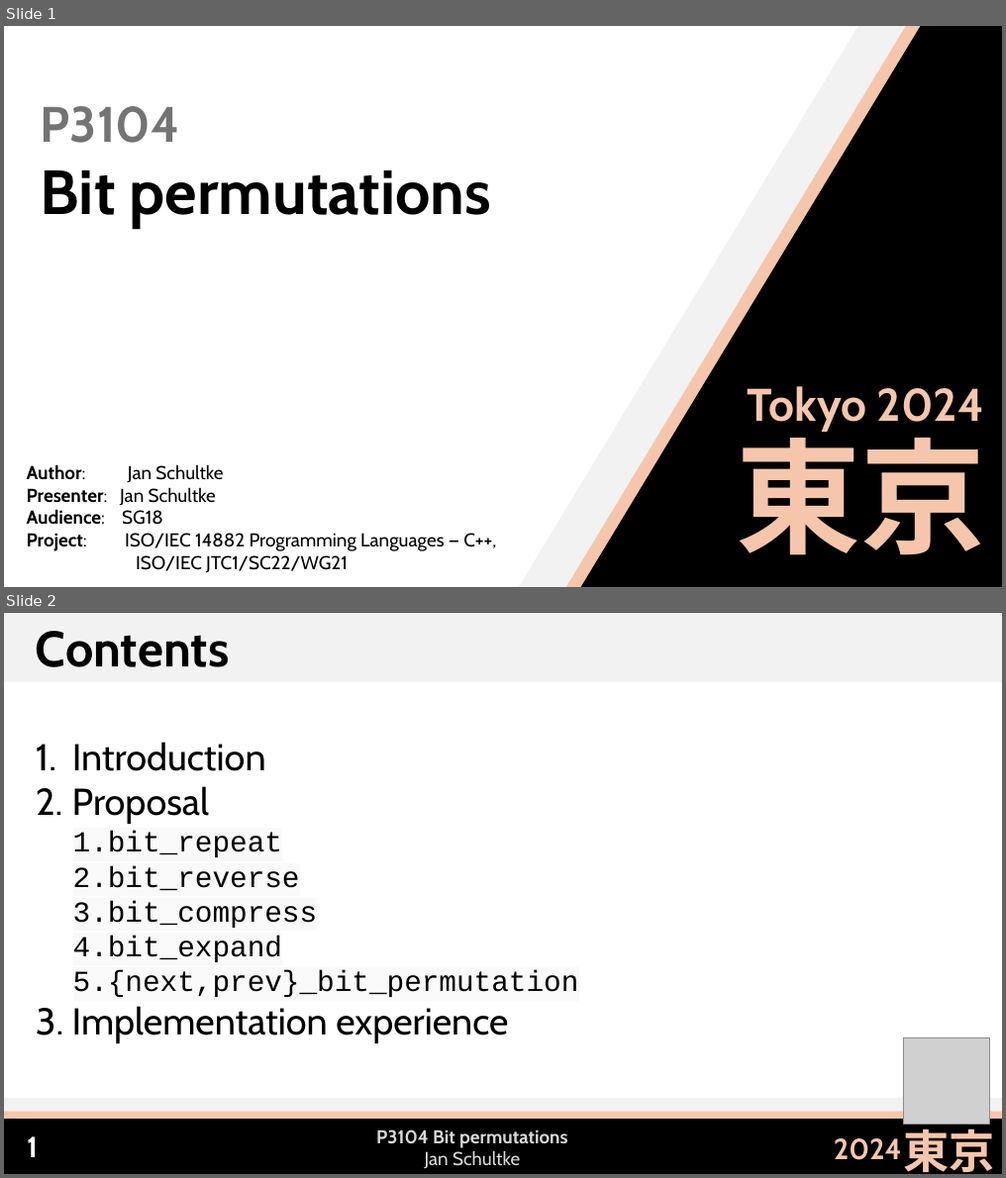
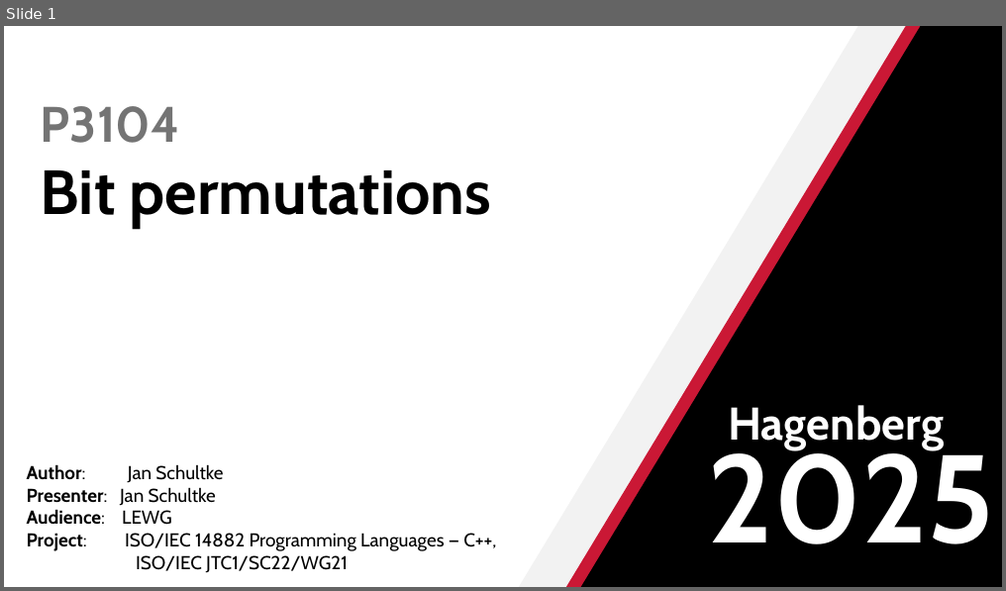
Before and after one commit to Eisenwave/cpp-proposals, a slide deck: slides/p3104-slides.pptx. Shown one above the other, each under a label of ours: slides 1 and 2 before the commit, slide 1 after it. The pictures are 1006x1178 and 1006x591 pixels, drawn with LibreOffice and Linux fonts; fonts in the diff are those of the drawing; grey boxes stand for pictures. Boxes give left, top, right and bottom in pixels: in the first picture for what was removed or moved away, otherwise in the second. Text is boxed around its words. In the diff, an @@ line names an element or a change of style, - is before the commit and + after.

```diff
--- a/slides/p3104-slides.pptx
+++ b/slides/p3104-slides.pptx
@@ slide 2 removed at [4, 613, 1002, 1174], background #FFFFFF @@
@@ rectangle removed at [4, 613, 1002, 682] @@
@@ text removed at [36, 631, 229, 667] @@
-Contents
@@ text removed at [72, 742, 579, 1044] @@
-1. Introduction
-2. Proposal
-  1. bit_repeat
-  2. bit_reverse
-  3. bit_compress
-  4. bit_expand
-  5. {next,prev}_bit_permutation
-3. Implementation experience
@@ picture removed at [904, 1039, 990, 1124] @@
@@ rectangle removed at [4, 1112, 1002, 1119] @@
@@ rectangle removed at [4, 1098, 1002, 1111] @@
@@ rectangle removed at [4, 1118, 1002, 1174] @@
@@ page number removed at [27, 1137, 38, 1157] @@
-1
@@ text removed at [376, 1130, 568, 1168] @@
-P3104 Bit permutations
-Jan Schultke
@@ text removed at [834, 1139, 902, 1160] @@
-2024
@@ text removed at [903, 1122, 994, 1172] @@
-東京
@@ slide 1 changed as well @@
@@ rectangle at [448, 26, 1002, 587]: fill #F6C6AC to #CA1835 @@
@@ text at [728, 405, 944, 451]: text changed; text colour #F6C6AC to #FFFFFF @@
-Tokyo 2024
+Hagenberg
@@ text at [708, 437, 995, 545]: text changed; text colour #F6C6AC to #FFFFFF @@
-東京
+2025
@@ text at [27, 509, 172, 525]: text changed @@
-Audience: SG18
+Audience: LEWG
```
Also in this commit, not shown: 8 other slides changed, 1 other slide removed, 1 other file.
